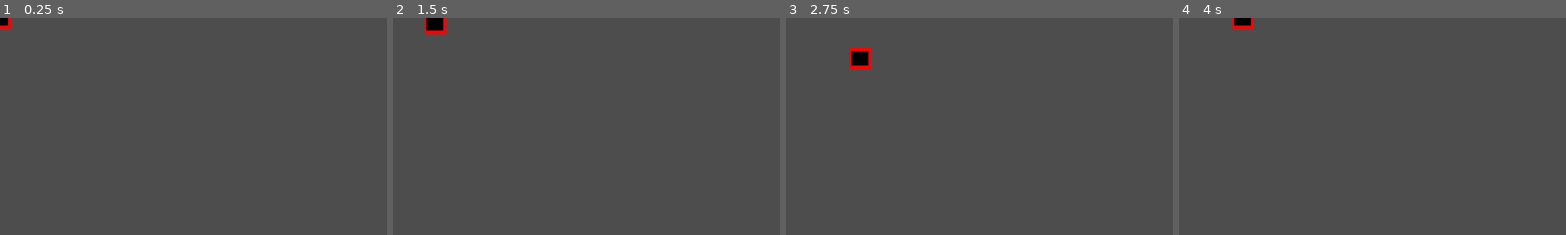
Above: before the commit, frames 1-4 (left to right).
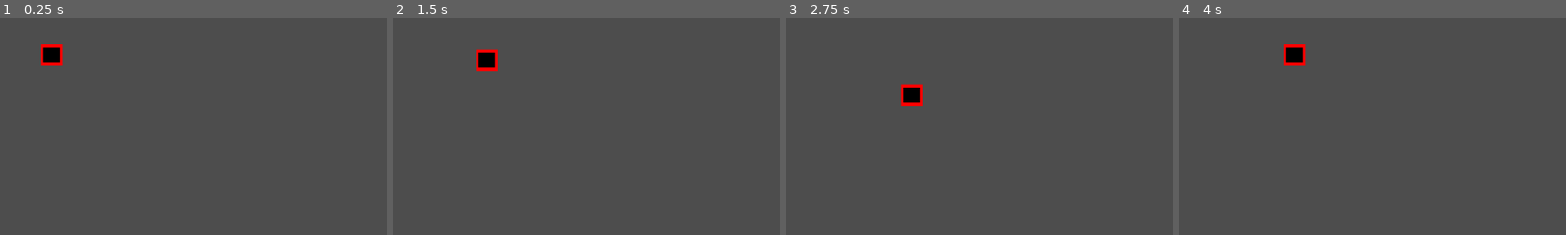
Above: after the commit, the same moments.

Repository: Pi-pol/Tachyon-race
Game: Godot game, scene res://Scenes/1stlevel.tscn
Same seed, same stepped clock (60 frames per second), same inputs: the game is played once before the commit and once after it. This scene is started directly instead of the project's main scene.
Inputs (mouse positions are % of the whole screen's width and height, from its top left):
- Up to frame 1 (0.25 s): no input
- Up to frame 2 (1.5 s): tap Enter at 0.5 s; move the mouse to (72, 45) at 0.52 s; hold Right (ui_right) 0.53-1.28 s; click (72, 45) at 0.67 s; move the mouse to (30, 55) at 1.27 s; hold Down (ui_down) from 1.28 s (still down)
- Up to frame 3 (2.75 s): move the mouse to (60, 28) at 2.02 s; release Down (ui_down) at 2.03 s; hold Right (ui_right) from 2.03 s (still down)
- Up to frame 4 (4 s): move the mouse to (45, 70) at 2.77 s; release Right (ui_right) at 2.78 s; hold Up (ui_up) 2.78-3.53 s; click (45, 70) at 2.92 s; move the mouse to (80, 65) at 3.52 s; hold Left (ui_left) from 3.53 s (still down)
The pictures show only the part of the screen within x 0-50%, y 0-50%; the shares and areas given below are measured in that part.

The runs differ from the first frame. In frame 1, 0.7% of the frame differs, in the area x 0-17%, y 0-22%; in frame 2, 1.0%; in frame 3, 1.2%, in the area x 16-36%, y 13-41%; in frame 4, 0.8%.

Commit message:
colision box to character

Diff:
--- a/Scenes/1stlevel.tscn
+++ b/Scenes/1stlevel.tscn
@@ -1,13 +1,23 @@
-[gd_scene load_steps=3 format=3 uid="uid://c44yqnwenq6m5"]
+[gd_scene load_steps=4 format=3 uid="uid://c44yqnwenq6m5"]
 
 [ext_resource type="Script" path="res://Scripts/Player.gd" id="1_56cqw"]
 [ext_resource type="Texture2D" uid="uid://begckgk320i22" path="res://character.png" id="2_xif6h"]
 
+[sub_resource type="CapsuleShape2D" id="CapsuleShape2D_r6njw"]
+radius = 9.0
+height = 32.0
+
 [node name="1Stlevel" type="Node2D"]
 
 [node name="CharacterBody2D" type="CharacterBody2D" parent="."]
+position = Vector2(77, 55)
 script = ExtResource("1_56cqw")
 metadata/_edit_group_ = true
 
 [node name="Sprite2D" type="Sprite2D" parent="CharacterBody2D"]
 texture = ExtResource("2_xif6h")
+
+[node name="CollisionShape2D" type="CollisionShape2D" parent="CharacterBody2D/Sprite2D"]
+position = Vector2(0, 7)
+rotation = 1.5708
+shape = SubResource("CapsuleShape2D_r6njw")
